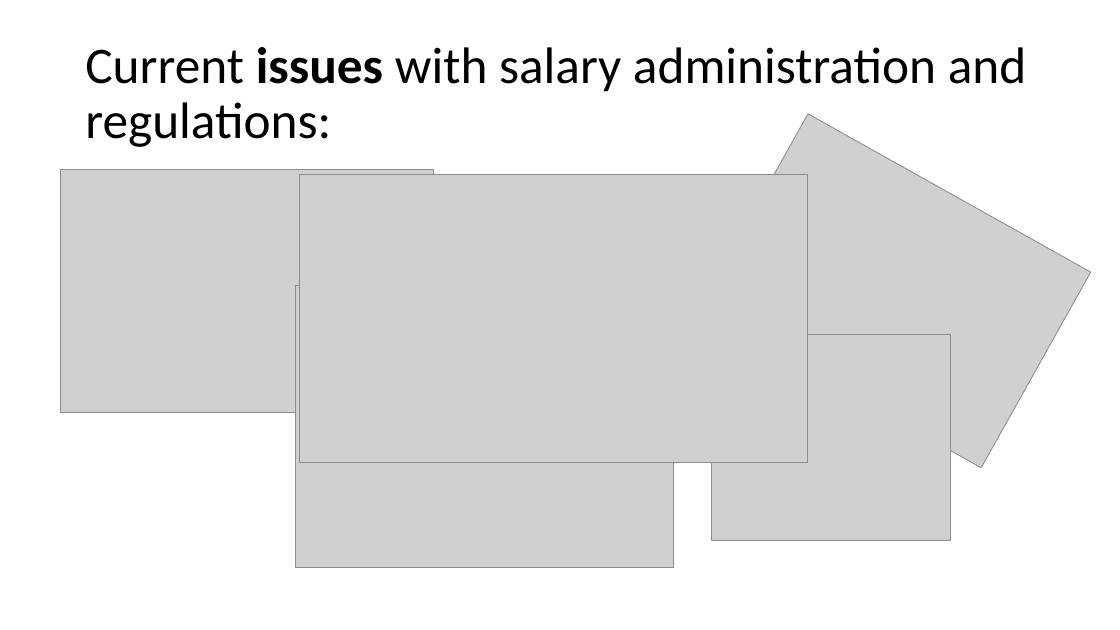
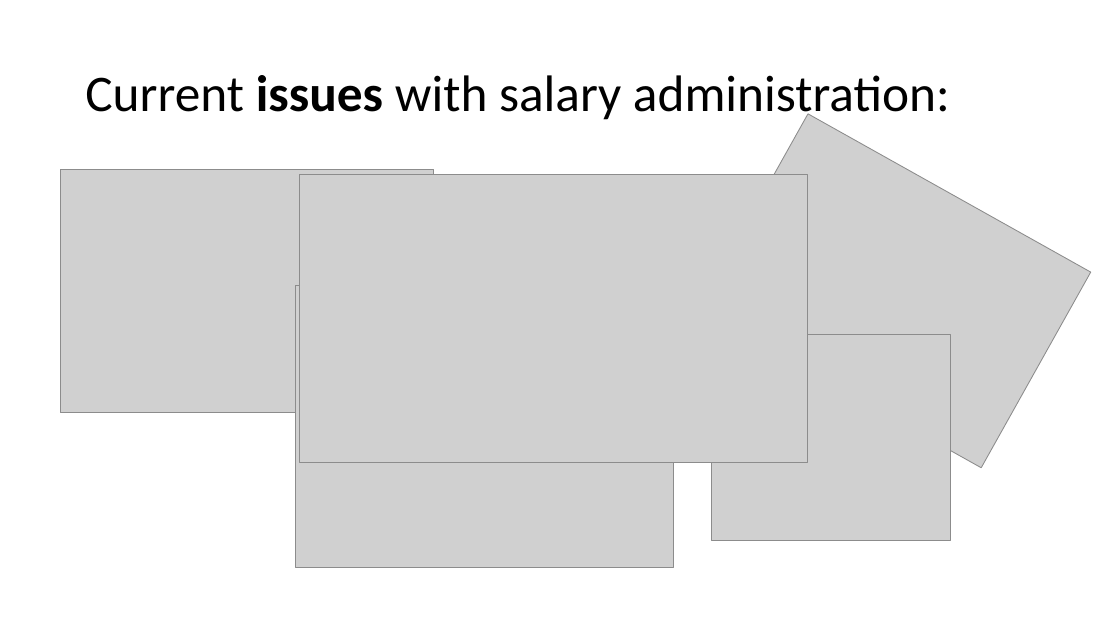
Before and after one commit to londonhack/smartsalary-terminal, a slide deck: slide 2 of Documents/SmartSalary-chain.pptx. Drawn at 1120x630 pixels with LibreOffice and Linux fonts; fonts in the diff are those of the drawing; grey boxes stand for pictures. Boxes give left, top, right and bottom in pixels: in the first picture for what was removed or moved away, otherwise in the second. Text is boxed around its words. In the diff, an @@ line names an element or a change of style, - is before the commit and + after.

```diff
--- a/Documents/SmartSalary-chain.pptx
+++ b/Documents/SmartSalary-chain.pptx
@@ title at box(85, 75, 950, 123): text changed @@
-Current issues with salary administration and regulations:
+Current issues with salary administration:
```
Also in this commit, not shown: 3 other slides changed, 4 other files.
